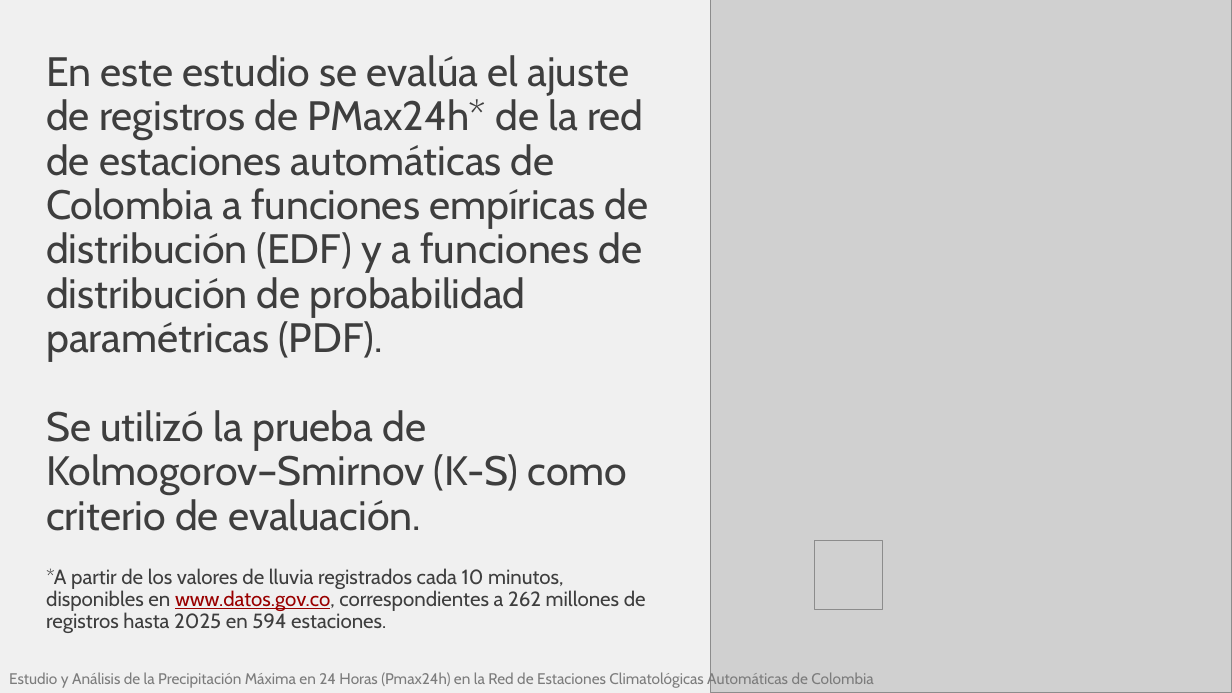
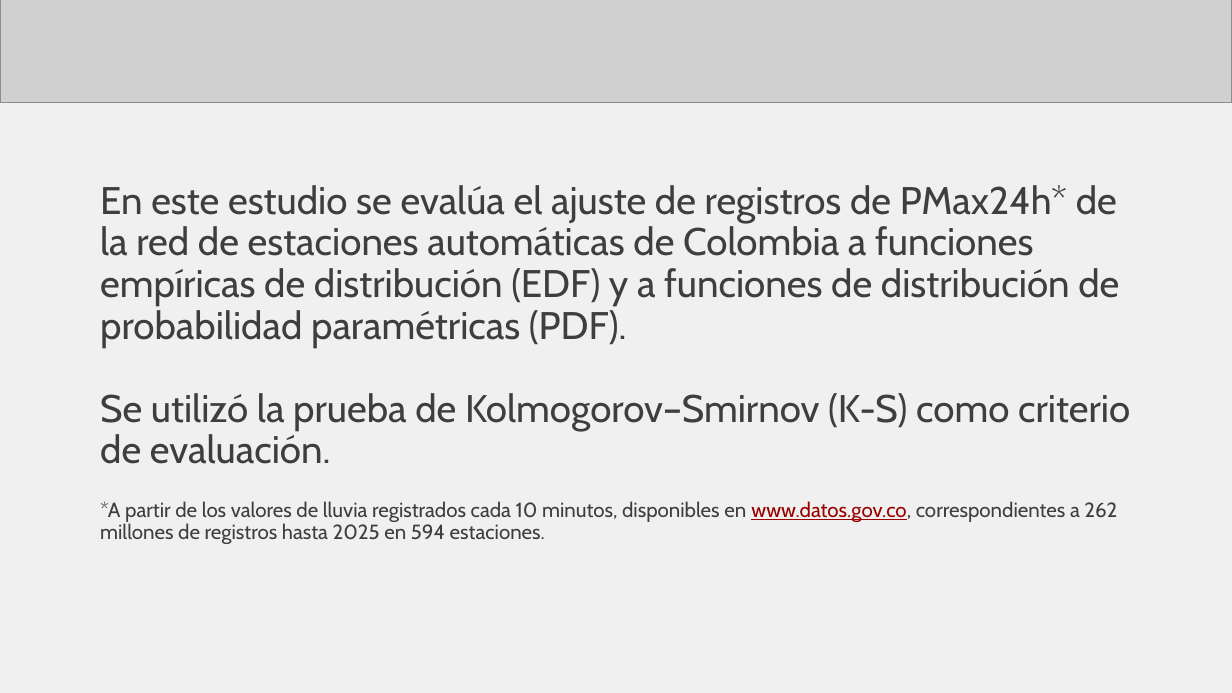
Before and after one commit to rcfdtools/R.HydroTools, a slide deck: slide 3 of tool/PMP/file/report/SCI_XXVI_SNHH26_Presentacion_PMax24HAutomColombia_v1.pptx. Drawn at 1232x693 pixels with LibreOffice and Linux fonts; fonts in the diff are those of the drawing; grey boxes stand for pictures. Boxes give left, top, right and bottom in pixels: in the first picture for what was removed or moved away, otherwise in the second. Text is boxed around its words. In the diff, an @@ line names an element or a change of style, - is before the commit and + after.

```diff
--- a/tool/PMP/file/report/SCI_XXVI_SNHH26_Presentacion_PMax24HAutomColombia_v1.pptx
+++ b/tool/PMP/file/report/SCI_XXVI_SNHH26_Presentacion_PMax24HAutomColombia_v1.pptx
@@ picture added at bbox=[0, 0, 1232, 103] @@
@@ picture removed at bbox=[711, 0, 1232, 693] @@
@@ title "En este estudio se evalúa ...": place and size @@
-title "En este estudio se evalúa ..." at bbox=[46, 55, 648, 633]
+title "En este estudio se evalúa ..." at bbox=[100, 185, 1130, 544]
@@ title "En este estudio se evalúa ..." at bbox=[100, 185, 1130, 544]: size 32 to 30 pt in "En este estudio se evalúa el ajuste ..." @@
@@ picture removed at bbox=[814, 541, 883, 609] @@
@@ text removed at bbox=[9, 671, 873, 689] @@
-Estudio y Análisis de la Precipitación Máxima en 24 Horas (Pmax24h) en la Red de Estaciones Climatológicas Automáticas de Colombia
```
Also in this commit, not shown: 12 other slides changed, 13 slides added, 3 slides removed, 3 other files.
